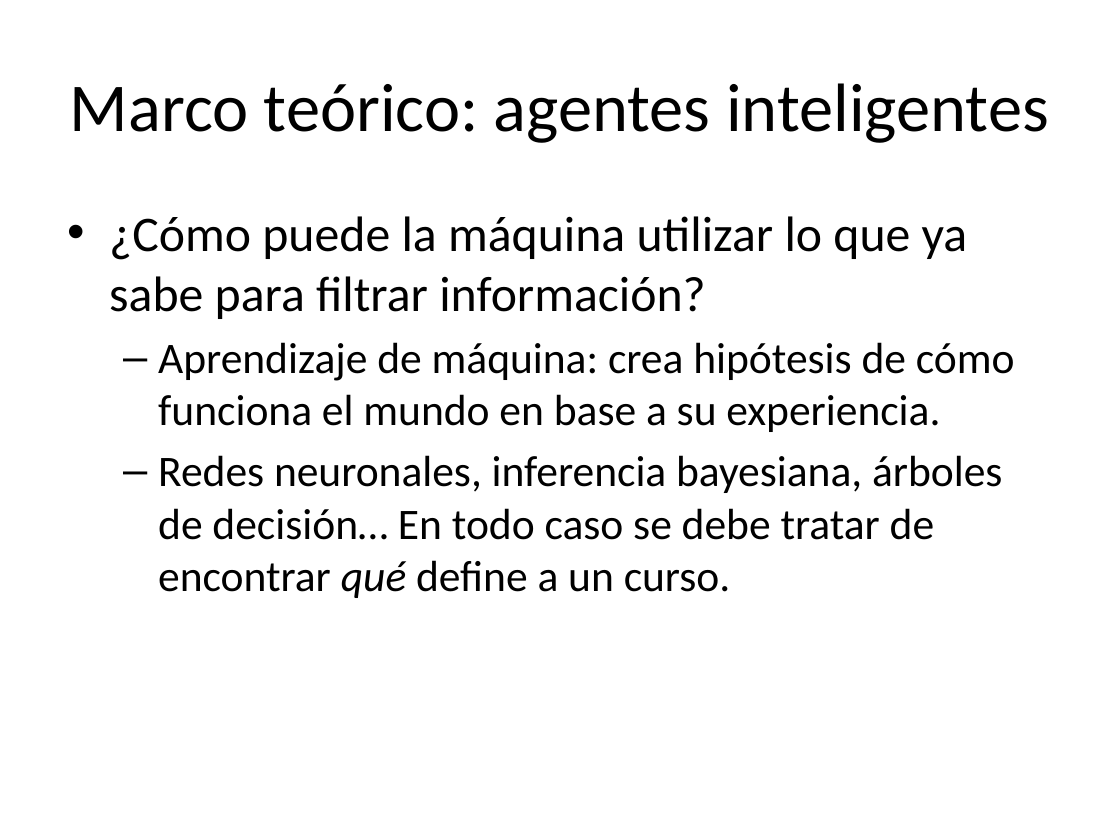
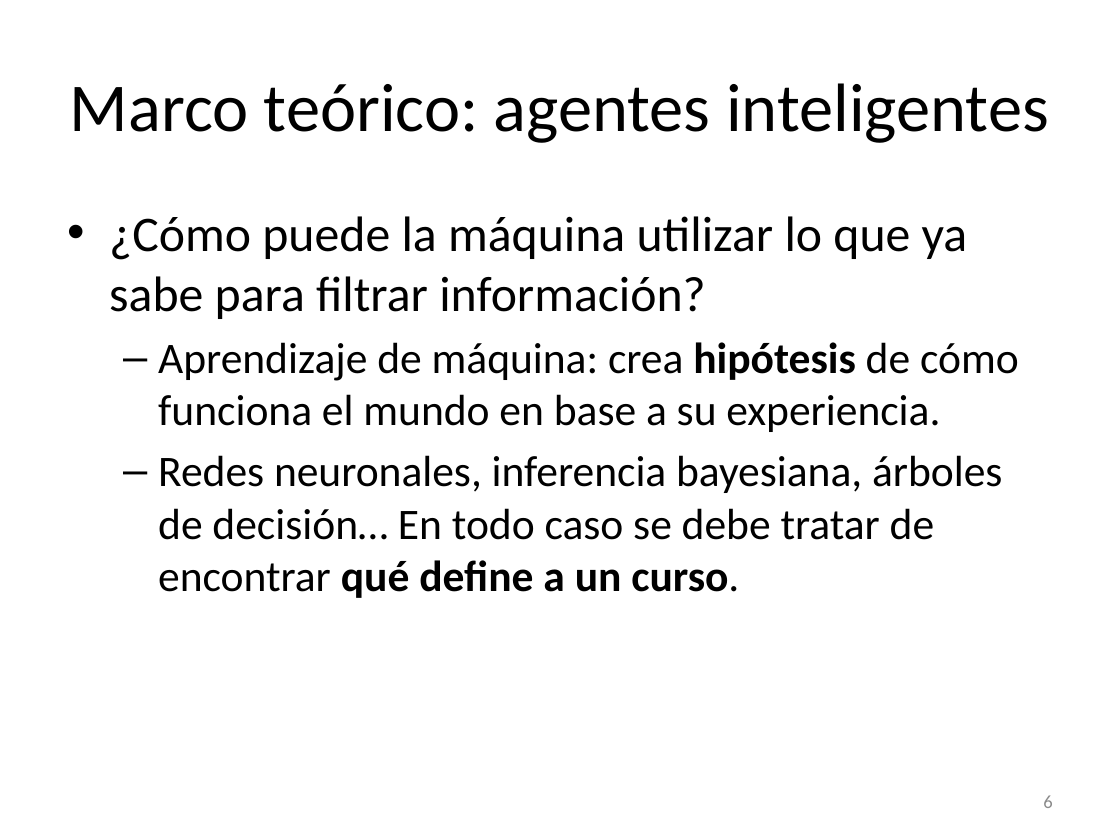
Before and after one commit to lfborjas/Lebrixen, a slide deck: slide 6 of Expo.pptx. Drawn at 1120x840 pixels with LibreOffice and Linux fonts; fonts in the diff are those of the drawing. Boxes give left, top, right and bottom in pixels: in the first picture for what was removed or moved away, otherwise in the second. Text is boxed around its words. In the diff, an @@ line names an element or a change of style, - is before the commit and + after.

```diff
--- a/Expo.pptx
+++ b/Expo.pptx
@@ text at [158, 342, 1019, 598]: bold on in "hipótesis", "qué define a un curso."; italic off in "qué" @@
@@ page number added at [1043, 795, 1052, 808], 12 pt, text #8C8C8C @@
+6
```
Also in this commit, not shown: 14 other slides changed, 1 slide added, 1 slide removed, 1 other file.
